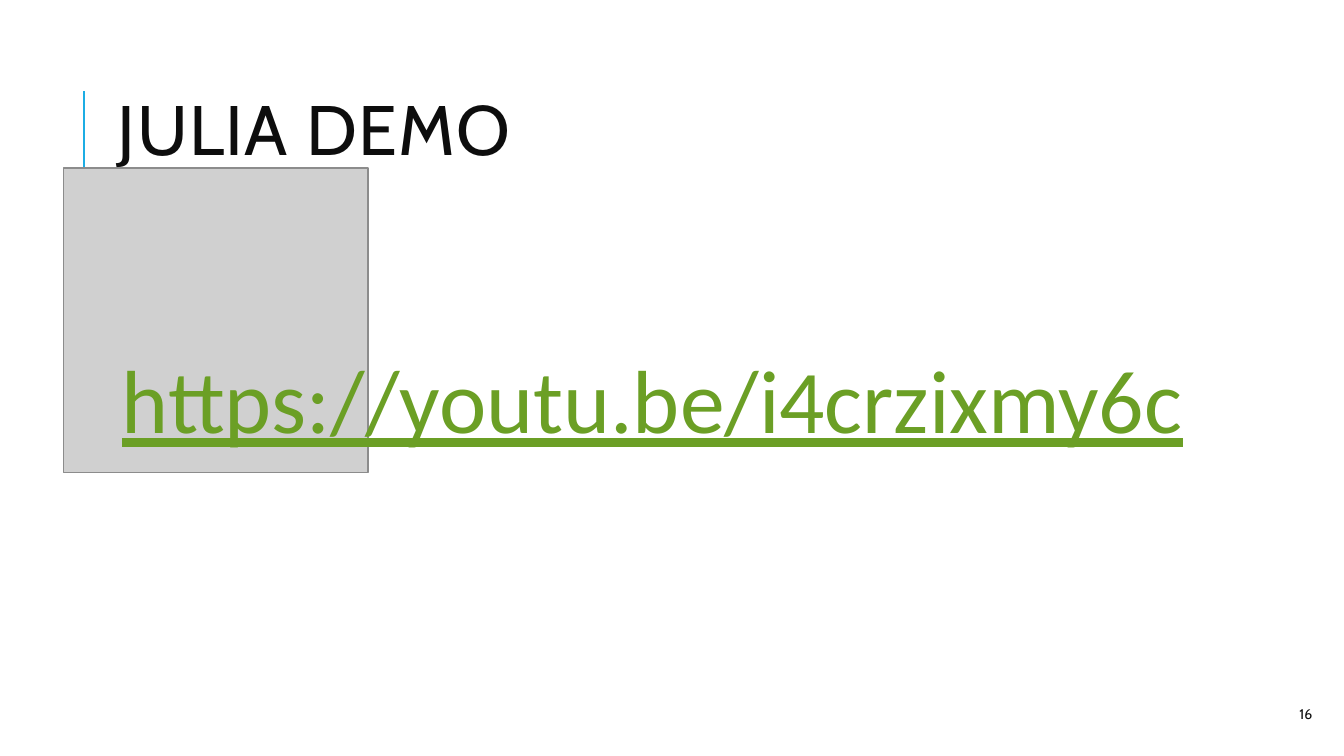
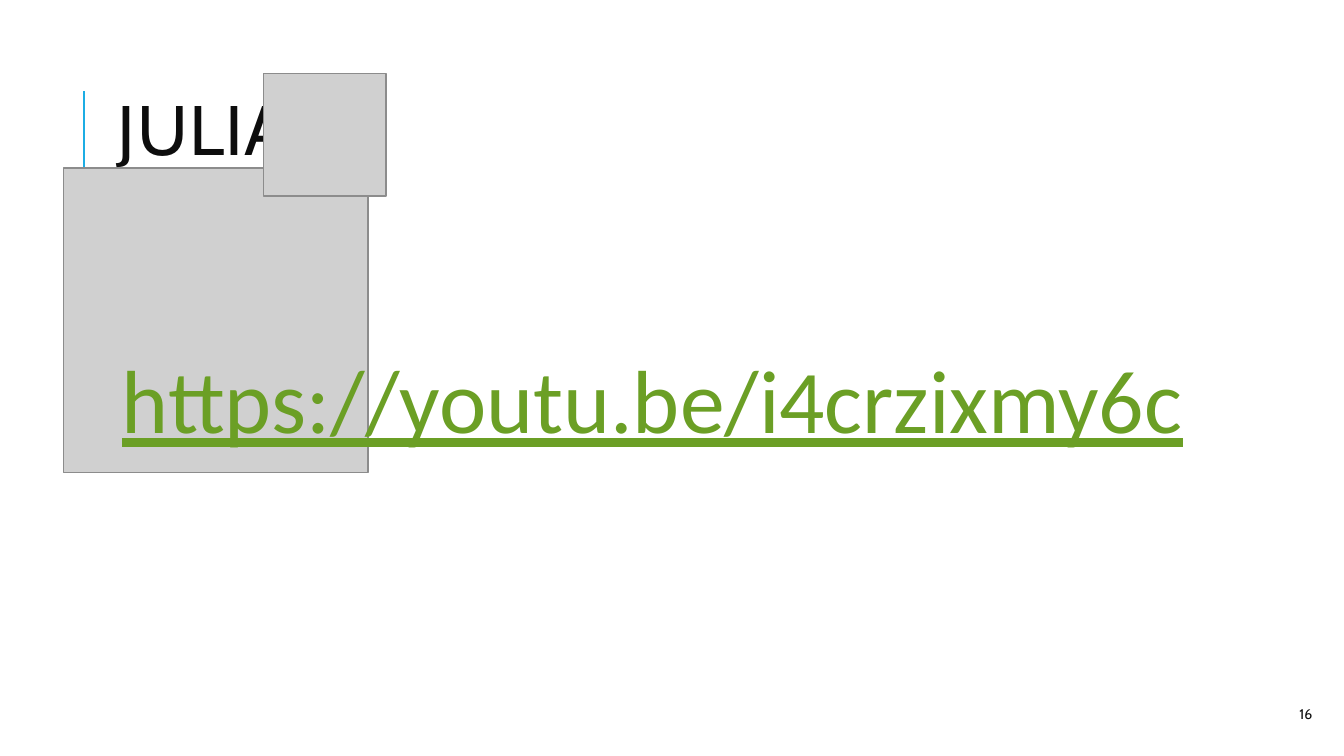
Before and after one commit to thtang/Fintech-Text-Mining-and-Machine-Learning, a slide deck: slide 16 of final/Fintech_final.pptx. Drawn at 1344x756 pixels with LibreOffice and Linux fonts; fonts in the diff are those of the drawing; grey boxes stand for pictures. Boxes give left, top, right and bottom in pixels: in the first picture for what was removed or moved away, otherwise in the second. Text is boxed around its words. In the diff, an @@ line names an element or a change of style, - is before the commit and + after.

```diff
--- a/final/Fintech_final.pptx
+++ b/final/Fintech_final.pptx
@@ picture added at <box>263,74,386,196</box> @@
@@ title at <box>118,95,288,170</box>: text changed @@
-JULIA DEMO
+JULIA
```
Also in this commit, not shown: 6 other slides changed.
